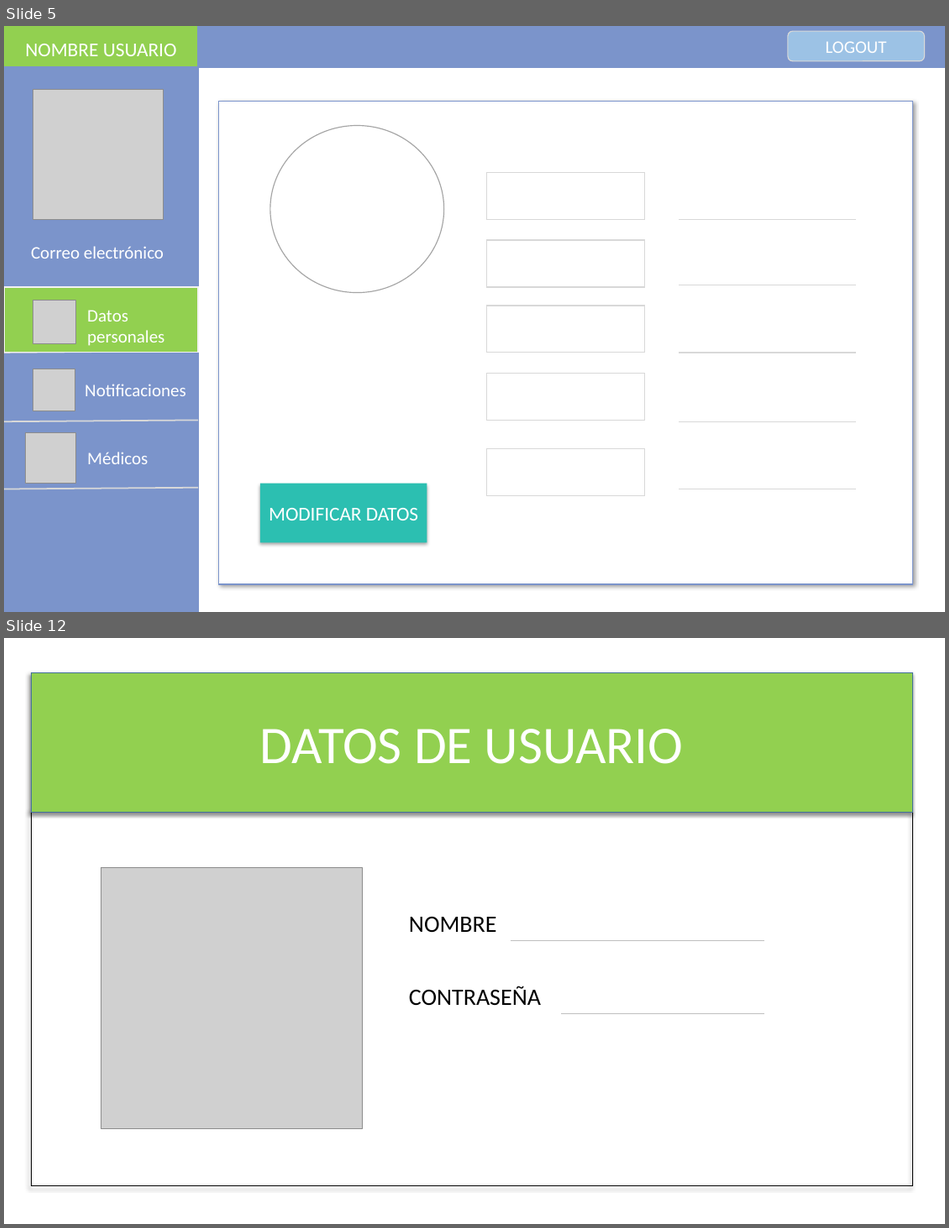
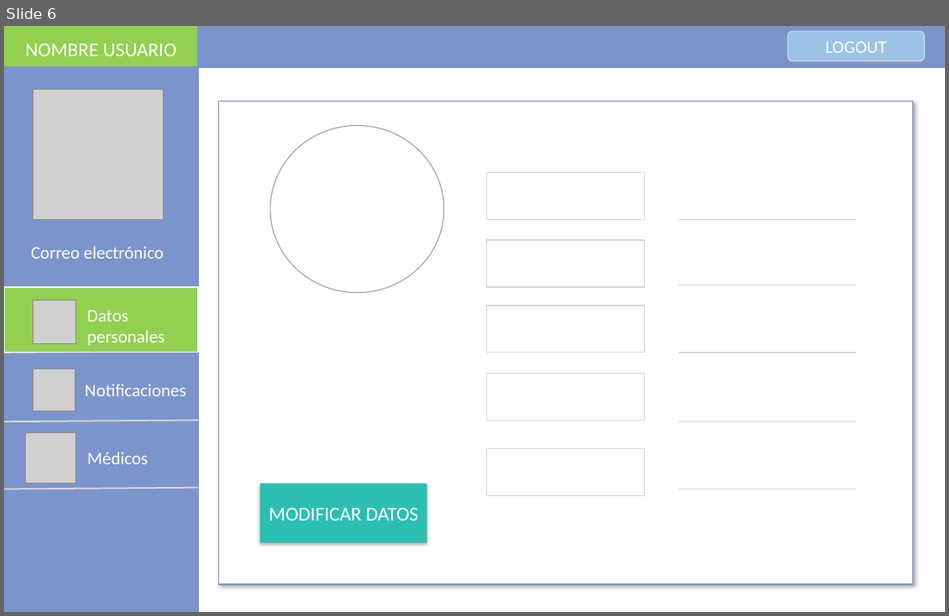
Before and after one commit to GabSaldana/TT_1, a slide deck: Interfaces/interfaces.pptx.pptx. Shown one above the other, each under a label of ours: slides 5 and 12 before the commit, slide 6 after it; the slides between them are not shown. The pictures are 949x1228 and 949x616 pixels, drawn with LibreOffice and Linux fonts; fonts in the diff are those of the drawing; grey boxes stand for pictures. Boxes give left, top, right and bottom in pixels: in the first picture for what was removed or moved away, otherwise in the second. Text is boxed around its words. In the diff, an @@ line names an element or a change of style, - is before the commit and + after.

```diff
--- a/Interfaces/interfaces.pptx.pptx
+++ b/Interfaces/interfaces.pptx.pptx
@@ slide 12 removed at (x1=4, y1=638, x2=945, y2=1224), background #FFFFFF @@
@@ rectangle removed at (x1=31, y1=672, x2=912, y2=813) @@
-DATOS DE USUARIO
@@ rectangle removed at (x1=31, y1=811, x2=912, y2=1187) @@
@@ picture removed at (x1=101, y1=868, x2=363, y2=1129) @@
@@ text removed at (x1=409, y1=917, x2=497, y2=933) @@
-NOMBRE
@@ line removed from (511, 940) to (764, 940) @@
@@ text removed at (x1=409, y1=986, x2=541, y2=1006) @@
-CONTRASEÑA
@@ line removed from (561, 1014) to (764, 1014) @@
@@ what was slide 5 is now slide 6 @@
```
Also in this commit, not shown: 7 slides changed, 8 slides added, 2 other slides removed, 1 other file.
